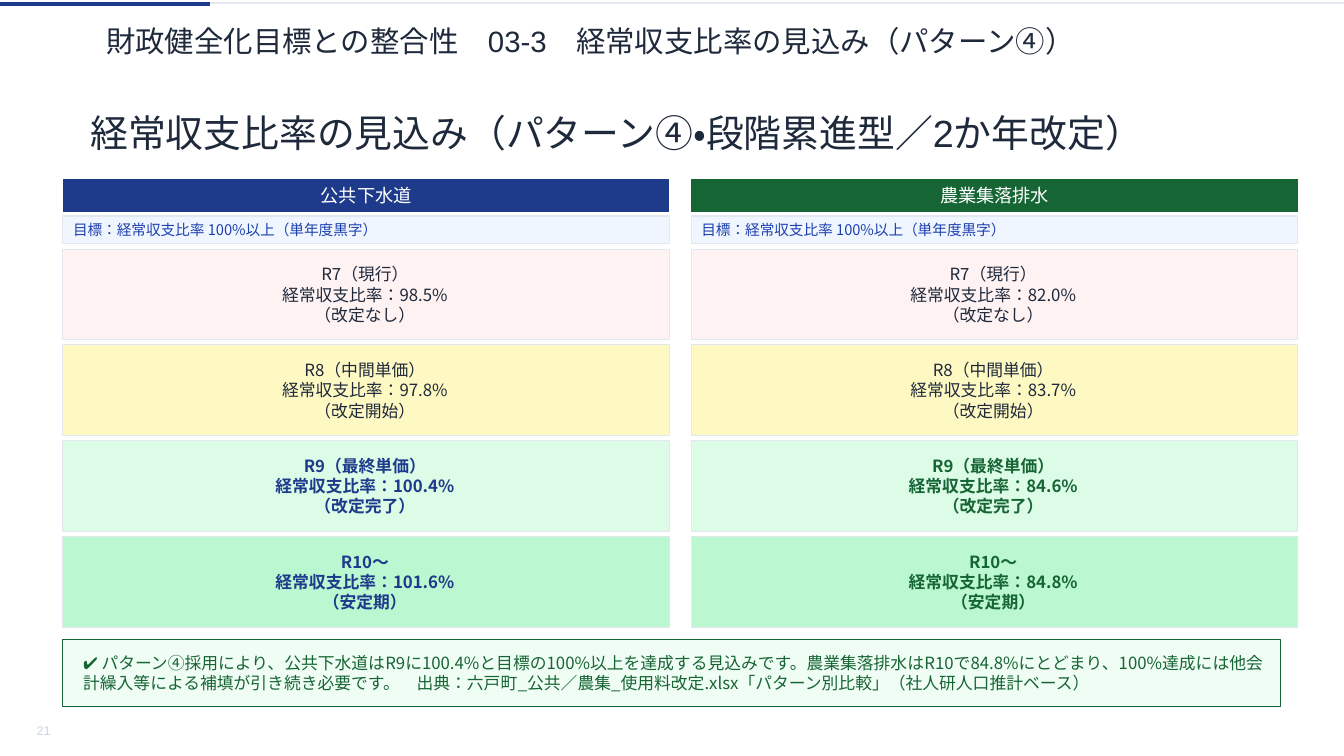
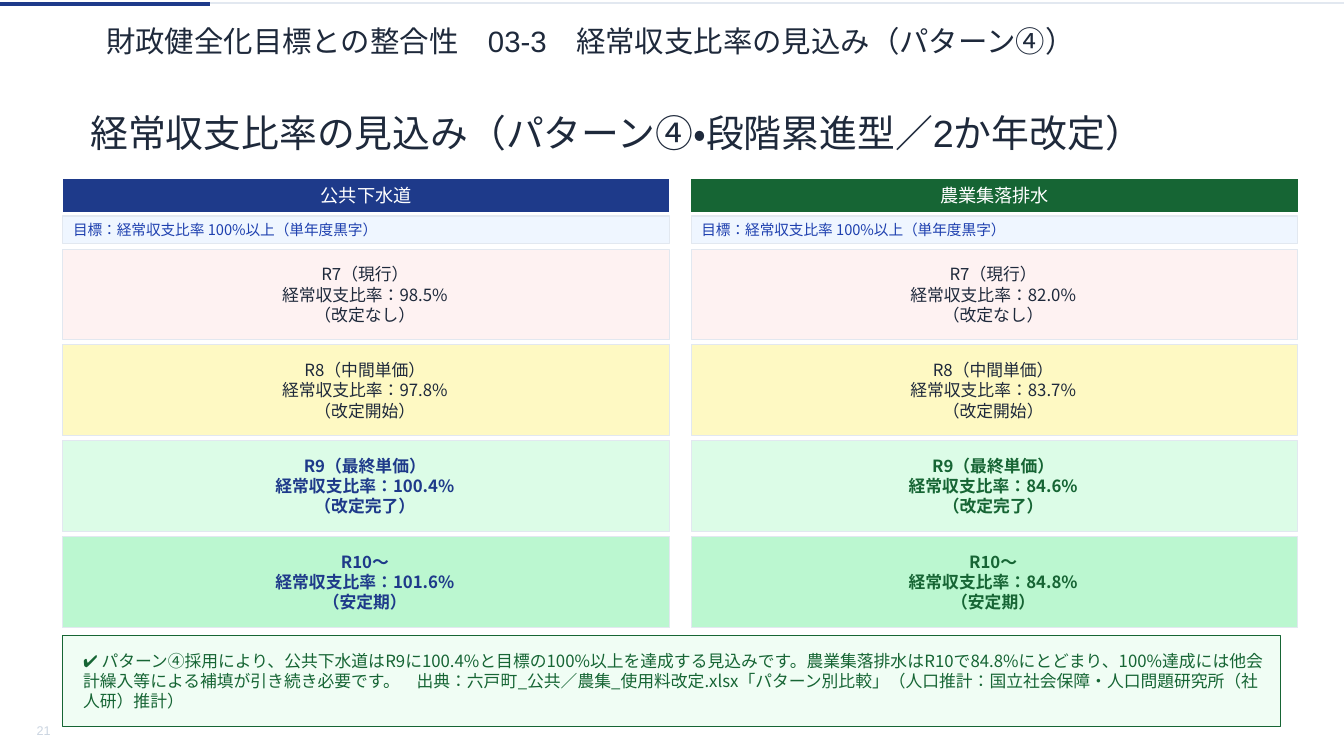
Before and after one commit to ryowakayama-gif/repository, a slide deck: slide 21 of rokko_sewage_council/output/六戸町_第2回審議会資料.pptx. Drawn at 1344x756 pixels with LibreOffice and Linux fonts; fonts in the diff are those of the drawing. Boxes give left, top, right and bottom in pixels: in the first picture for what was removed or moved away, otherwise in the second. Text is boxed around its words. In the diff, an @@ line names an element or a change of style, - is before the commit and + after.

```diff
--- a/rokko_sewage_council/output/六戸町_第2回審議会資料.pptx
+++ b/rokko_sewage_council/output/六戸町_第2回審議会資料.pptx
@@ freeform shape "✔ パターン④採用により、公共下水道はR9に100.4%と目標の100%以上を達成する見込みです。農業集落排水はR10で ...": place and size @@
-freeform shape "✔ パターン④採用により、公共下水道はR9に100.4%と目標の100%以上を達成する見込みです。農業集落排水はR10で ..." at (64, 639, 1281, 706)
+freeform shape "✔ パターン④採用により、公共下水道はR9に100.4%と目標の100%以上を達成する見込みです。農業集落排水はR10で ..." at (64, 635, 1281, 727)
@@ text in freeform shape at (83, 653, 1263, 709): text changed @@
-✔ パターン④採用により、公共下水道はR9に100.4%と目標の100%以上を達成する見込みです。農業集落排水はR10で84.8%にとどまり、100%達成には他会計繰入等による補填が引き続き必要です。 出典：六戸町_公共／農集_使用料改定.xlsx「パターン別比較」（社人研人口推計ベース）
+✔ パターン④採用により、公共下水道はR9に100.4%と目標の100%以上を達成する見込みです。農業集落排水はR10で84.8%にとどまり、100%達成には他会計繰入等による補填が引き続き必要です。 出典：六戸町_公共／農集_使用料改定.xlsx「パターン別比較」（人口推計：国立社会保障・人口問題研究所（社人研）推計）
```
Also in this commit, not shown: 13 other slides changed, 5 other files.
